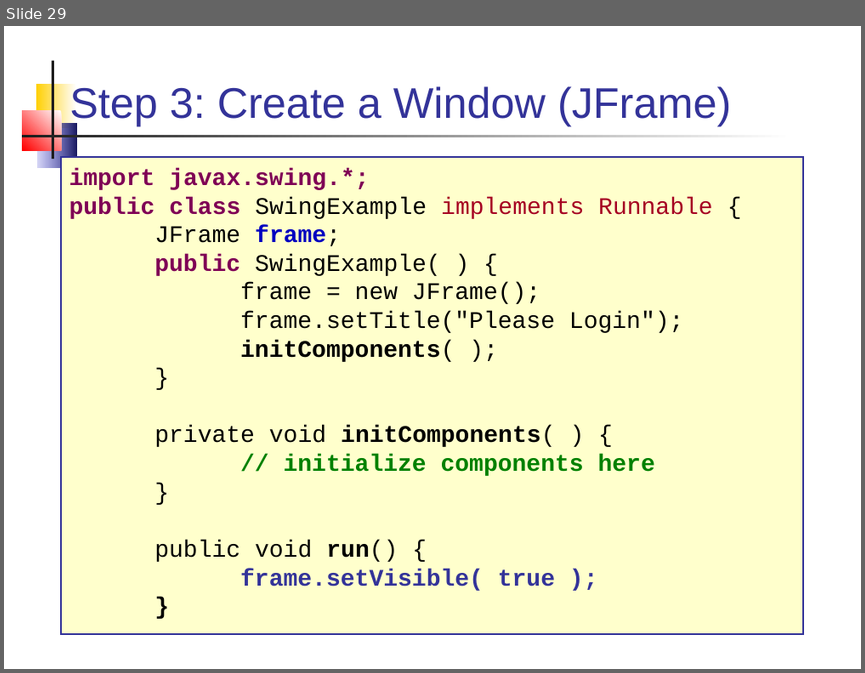
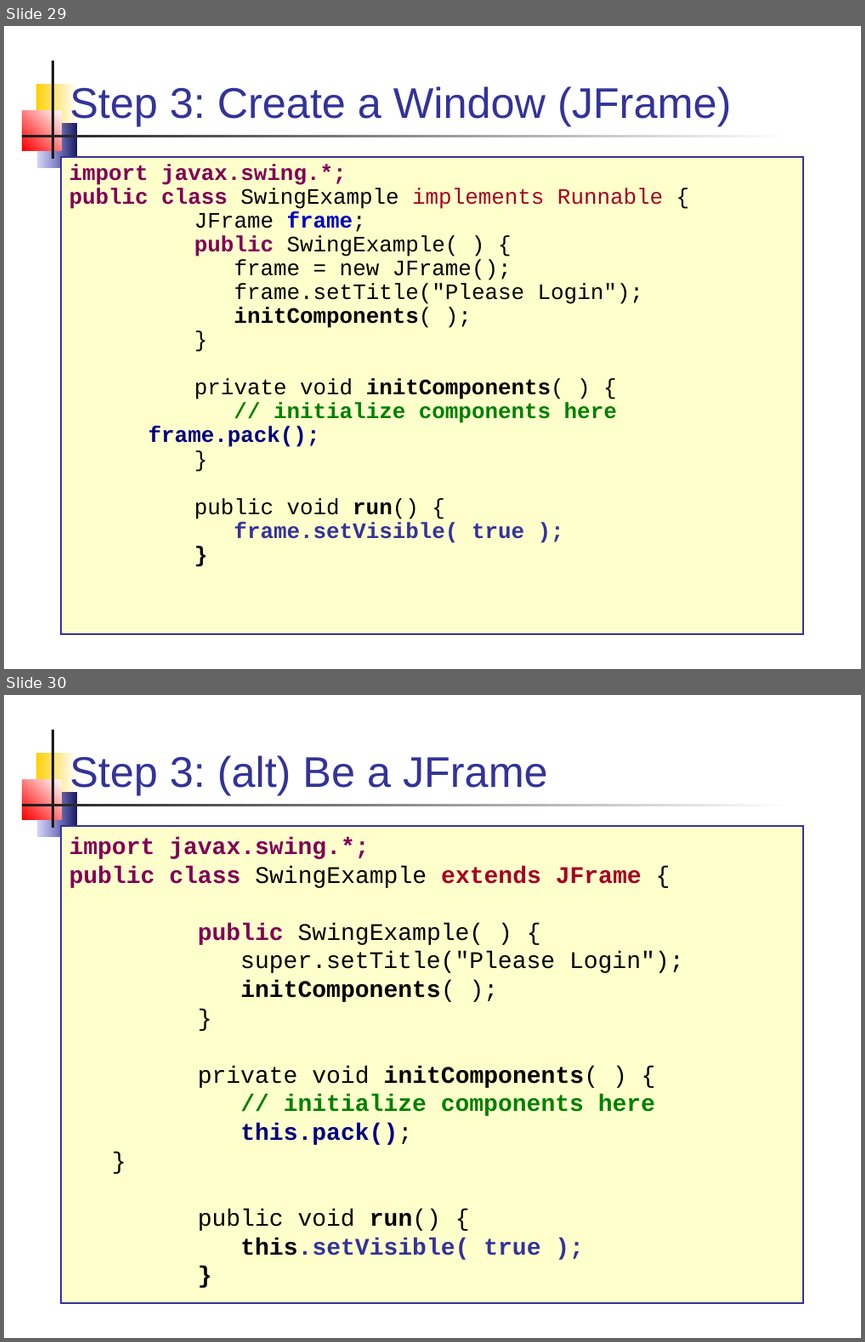
Before and after one commit to skeoop/skeoop.github.io, a slide deck: week6/Graphics-1.ppt. Shown one above the other, each under a label of ours: slide 29 before the commit, slides 29 and 30 after it. The pictures are 865x673 and 865x1342 pixels, drawn with LibreOffice and Linux fonts; fonts in the diff are those of the drawing. Boxes give left, top, right and bottom in pixels: in the first picture for what was removed or moved away, otherwise in the second. Text is boxed around its words. In the diff, an @@ line names an element or a change of style, - is before the commit and + after.

```diff
--- a/week6/Graphics-1.ppt
+++ b/week6/Graphics-1.ppt
@@ slide 30 added at box(4, 695, 861, 1338), background #FFFFFF; not listed: 5 template elements that a slide beside it also shows @@
@@ title added at box(69, 755, 548, 795), 36 pt, text #333399 @@
+Step 3: (alt) Be a JFrame
@@ text added at box(61, 826, 802, 1303), fill #FFFFCC, outline #333399 1.5 pt, 20 pt, text #000000, bold @@
+import javax.swing.*;
+public class SwingExample extends JFrame {
+public SwingExample( ) {
+super.setTitle("Please Login");
+initComponents( );
+}
+private void initComponents( ) {
+// initialize components here
+this.pack();
+}
+public void run() {
+this.setVisible( true );
+}
@@ slide 29 changed as well @@
@@ text at box(69, 164, 663, 543): size 20 to 18.5 pt; line spacing 1 to 0.9 @@
@@ text at box(148, 426, 320, 447): paragraph added @@
+frame.pack();
```
Also in this commit, not shown: 3 other slides changed, 3 other files.
